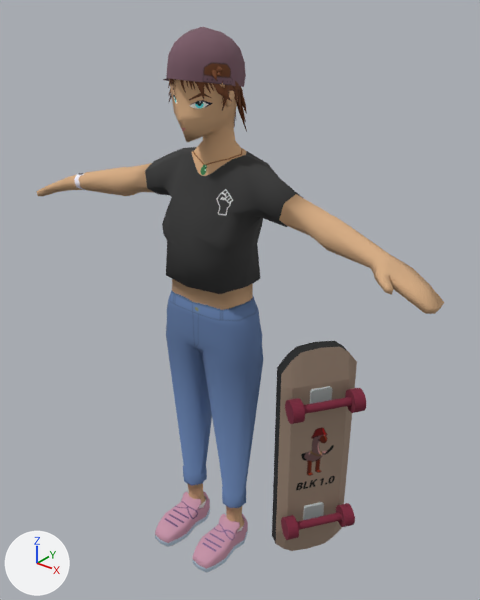
Two versions of the Blender file cannon/source_assets/concepts/blaise.blend, one commit apart.
Camera for both pictures: a 50 mm camera at (1.204, -1.43, 1.781) aimed at (0.046, 0.017, 0.884). The axes (+X, +Y, +Z) are drawn at lower left. The lights are the same throughout. The first picture is the older version.

Names of what the first picture shows: 'Model - UV Transfer'.
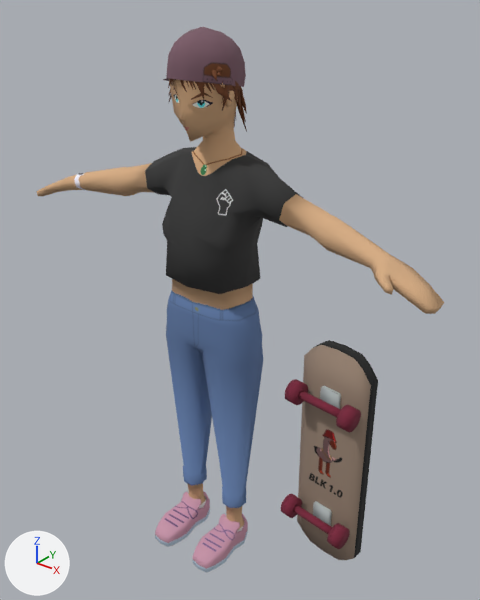
Location of each change, (x1, y1, x2, y2) in pixels of the pictures (480 x 600 px; the box of a moved part takes in the faces that stretch with it):
part 1 of me_cylinder_001, moved or reshaped
    before: (272, 341, 366, 551)
    after: (281, 340, 378, 560)
part 2 of me_cylinder_001, moved or reshaped
    before: (169, 79, 223, 142)
    after: (163, 78, 223, 142)

The change, as a list of edits to the scene's bpy script:
```text
Change me_cylinder_001:
    used by ob_model___uv_transfer
    remove me_cylinder_001.from_pydata(...)  # 2101 vertices, 1784 faces; spans x -0.59..0.86, y -0.26..0.15, z 0.3..1.97
    add me_cylinder_001.from_pydata(...)  # 2103 vertices, 1784 faces; spans x -0.59..0.86, y -0.26..0.1, z 0.3..1.97
    me_cylinder_001 part 1: 466 vertices moved from x 0.37..0.61, y -0.12..0.15, z 0.32..1.11 to x 0.39..0.64, y -0.05..0.1, z 0.32..1.11; 3 vertices removed from x 0.45..0.48, y -0.03..0.02, z 0.43..1.0; 3 vertices added at x 0.51..0.57, y 0.03..0.04, z 0.43..1.0
    me_cylinder_001 part 2: 8 vertices moved from x 0.1..0.17, y -0.17..-0.12, z 1.69..1.77 to x 0.1..0.17, y -0.17..-0.11, z 1.69..1.78; 1 vertex removed from x 0.13, y -0.18, z 1.75; 3 vertices added at x 0.03..0.13, y -0.15..0.03, z 1.75..1.83
```
